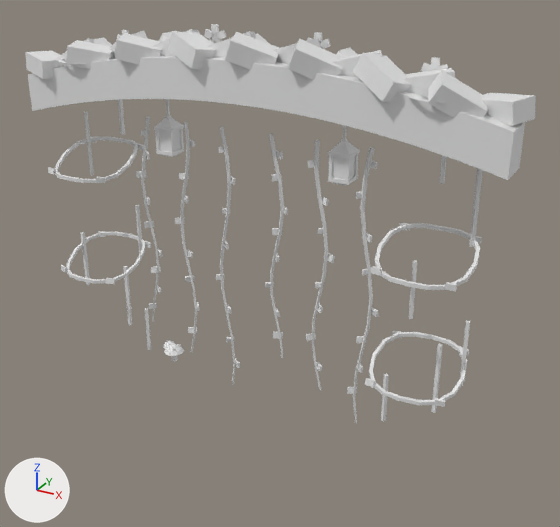
Two versions of the FBX model art/meshes/w2/w2_gate.fbx, one commit apart.
The view is the same before and after, from a 50 mm camera at (31.4, -51.2, 41.8) aimed at (2.2, 1.9, 15.3). The axes (+X, +Y, +Z) are drawn at lower left. The lights are the same throughout. The picture after the commit comes second. Where no turn or scale is listed for an object, it has been applied to the vertices.

Script lines for the objects in view, before the commit:
```python
me_world2gate_bark = bpy.data.meshes.new('World2Gate.Bark')
me_world2gate_bark.from_pydata(...)  # 96 vertices, 72 faces; spans x -19.0..19.0, y 0.6..3.6, z 3.0..28.0
me_world2gate_bark.materials.append(mat_w2_gate_e7e7e7)  # white #e7e7e7
me_world2gate_curtainvines = bpy.data.meshes.new('World2Gate.CurtainVines')
me_world2gate_curtainvines.from_pydata(...)  # 260 vertices, 248 faces; spans x -11.2..11.2, y 0.6..1.0, z 2.5..26.7
me_world2gate_curtainvines.materials.append(mat_w2_gate_2a8b31)  # white #e7e7e7
me_world2gate_vines = bpy.data.meshes.new('World2Gate.Vines')
me_world2gate_vines.from_pydata(...)  # 256 vertices, 256 faces; spans x -19.3..19.3, y -3.8..3.8, z 8.9..23.6
me_world2gate_vines.materials.append(mat_w2_gate_2a8b31)  # white #e7e7e7
ob_world2gate_bark = bpy.data.objects.new('World2Gate.Bark', me_world2gate_bark)
ob_world2gate_bark.location = (0.0, 0.0, 0.0)
ob_world2gate_curtainvines = bpy.data.objects.new('World2Gate.CurtainVines', me_world2gate_curtainvines)
ob_world2gate_curtainvines.location = (0.0, 0.0, 0.0)
ob_world2gate_vines = bpy.data.objects.new('World2Gate.Vines', me_world2gate_vines)
ob_world2gate_vines.location = (0.0, 0.0, 0.0)
# also in view: 'World2Gate.LanternGlass' at (0.0, 1.1, 25.0); 'World2Gate.Beam' at (0.0, 0.0, 29.5); 'World2Gate.CurtainLeaves' at (0.0, 0.8, 15.1); 'World2Gate.Leaves' at (1.3, 0.0, 21.7); 'World2Gate.Flowers' at (0.6, 2.3, 32.9)
```
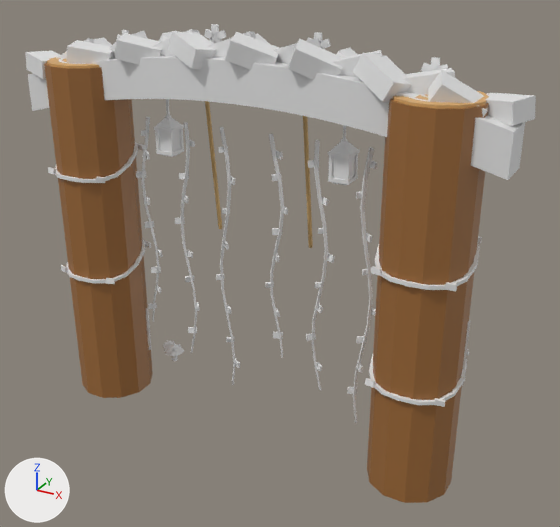
Pixel boxes [x1, y1, x2, y2] of what changed, in the pictures (560 x 527 px):
'World2Gate.Posts', added (brown)
    after: [44, 63, 489, 503]
'World2Gate.Ropes', added
    after: [205, 101, 313, 248]
'World2Gate.PostEnds', added
    after: [47, 57, 489, 108]
'World2Gate.Bark', unchanged, covered by the edit
    before: [80, 100, 483, 421]
    after: [146, 308, 470, 386]

Patch to the scene script:
```diff
--- a/art/meshes/w2/w2_gate.fbx.py
+++ b/art/meshes/w2/w2_gate.fbx.py
@@ mat_w2_gate_9c6a3a @@
+mat_w2_gate_9c6a3a = principled_material('W2_Gate_9c6a3a')
+mat_w2_gate_9c6a3a.base_color = (0.339, 0.145, 0.0385)  # brown #9d6a37
@@ mat_w2_gate_d9a86a @@
+mat_w2_gate_d9a86a = principled_material('W2_Gate_d9a86a')
+mat_w2_gate_d9a86a.base_color = (0.701, 0.399, 0.145)  # orange #daa96a
@@ mat_w2_gate_c8a46a @@
+mat_w2_gate_c8a46a = principled_material('W2_Gate_c8a46a')
+mat_w2_gate_c8a46a.base_color = (0.586, 0.379, 0.145)  # orange #c9a66a
@@ me_world2gate_posts @@
+me_world2gate_posts.from_pydata(...)  # a 12-sided cylinder along z spanning x 12.1..18.9, y -3.4..3.4, z -0.5..31.0; a 12-sided cylinder along z spanning x -18.9..-12.1, y -3.4..3.4, z -0.5..31.0
+me_world2gate_posts.materials.append(mat_w2_gate_9c6a3a)  # brown #9d6a37
@@ me_world2gate_postends @@
+me_world2gate_postends.from_pydata(...)  # a 12-sided cylinder along z spanning x 12.3..18.7, y -3.2..3.2, z 31.0..31.2; a 12-sided cylinder along z spanning x -18.7..-12.3, y -3.2..3.2, z 31.0..31.2
+me_world2gate_postends.materials.append(mat_w2_gate_d9a86a)  # orange #daa96a
@@ me_world2gate_ropes @@
+me_world2gate_ropes.from_pydata(...)  # 24 vertices, 16 faces; spans x -4.65..4.65, y 1.38..3.22, z 16.81..29.42
+me_world2gate_ropes.materials.append(mat_w2_gate_c8a46a)  # orange #c9a66a
@@ ob_world2gate_posts @@
+ob_world2gate_posts = bpy.data.objects.new('World2Gate.Posts', me_world2gate_posts)
+ob_world2gate_posts.location = (0.0, 0.0, 0.0)
@@ ob_world2gate_postends @@
+ob_world2gate_postends = bpy.data.objects.new('World2Gate.PostEnds', me_world2gate_postends)
+ob_world2gate_postends.location = (0.0, 0.0, 0.0)
@@ ob_world2gate_ropes @@
+ob_world2gate_ropes = bpy.data.objects.new('World2Gate.Ropes', me_world2gate_ropes)
+ob_world2gate_ropes.location = (0.0, 0.0, 0.0)
```
